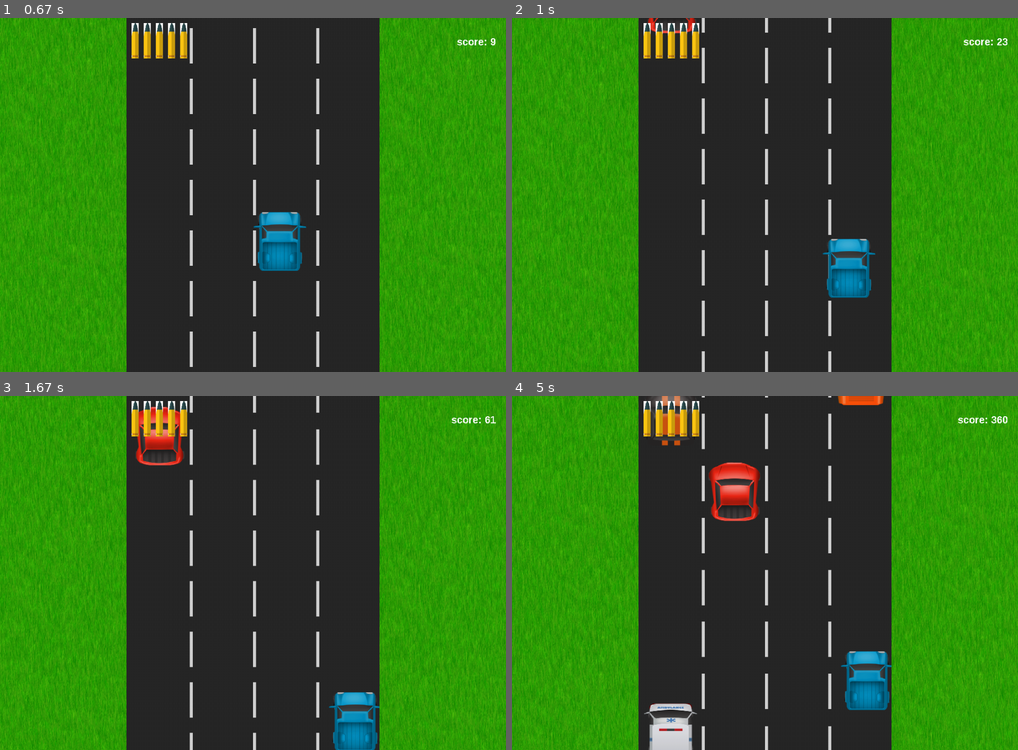
Above: before the commit, frames 1-4 (two rows, left to right).
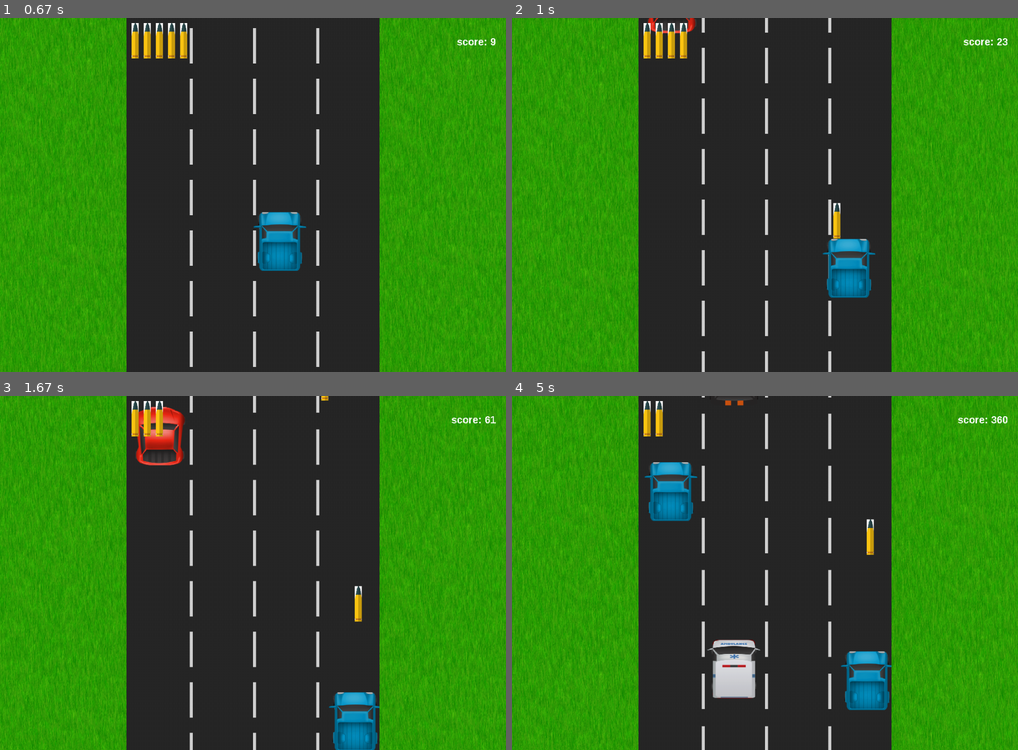
Above: after the commit, the same moments.

Repository: Strexas/pygame_project
Game: pygame game, started from scripts/start.py
Two runs of this game, one before a commit and one after it. Both use one fixed random seed, a clock stepped at 60 frames per second and the inputs below.
Inputs (mouse positions are in pixels of both pictures, inside the frame that each line leads up to):
- Up to frame 1 (0.67 s): click (253, 198) at 0.38 s
- Up to frame 2 (1 s): hold Space from 0.67 s (still down); hold D from 0.67 s (still down); move the mouse to (744, 209) at 0.7 s
- Up to frame 3 (1.67 s): release Space at 1.13 s; release D at 1.13 s; hold Space 1.17-1.63 s; hold D 1.17-1.63 s
- Up to frame 4 (5 s): hold W 2.17-2.63 s; hold D 2.67-3.13 s; hold D 3.17-3.7 s; tap Space at 3.73, 4.47, 4.77, 4.9 s; hold D 4.4-4.8 s; hold W from 4.83 s (still down)

Frame 1 is identical in both runs. In frame 2, 0.3% of the frame differs, in the area x 35-65%, y 1-63%; in frame 3, 0.5%; in frame 4, 5.8%, in the area x 26-74%, y 0-100%.

Commit message:
понижено время перезарядки ракеты

Diff:
--- a/scripts/road.py
+++ b/scripts/road.py
@@ -60,7 +60,7 @@
         lines = list(range(4))
         y = -self.car_height
         time = pygame.time.get_ticks() - self.spawn_timer
-        chance = self.car_chance - (self.spawn_time - time) / 300000
+        chance = self.car_chance - (self.spawn_time - time) / 200000
         if random.randint(1, 1000) < chance * 1000:
             self.spawn_timer = pygame.time.get_ticks()
             print('spawn')
@@ -193,7 +193,7 @@
 
 
 class Person:
-    def __init__(self, x, y, width, height, sprite, rocket_spawn_function):
+    def __init__(self, x, y, width, height, sprite, rocket_spawn_function, **kwargs):
         self.sprite = sprite
         self.width = width
         self.height = height
@@ -203,6 +203,10 @@
         self.state = False
         self.rocket_spawn_function = rocket_spawn_function
         self.rocket_timer = pygame.time.get_ticks()
+        if 'rocket_time' in kwargs:
+            self.rocket_time = kwargs['rocket_time']
+        else:
+            self.rocket_time = 500
 
     def speed_up(self, speed):
         self.speed += speed
@@ -220,7 +224,7 @@
             self.rect.move_ip(-self.speed - 2, 0)
         if keys[pygame.K_d] and self.rect.x < self.width - self.rect.width:
             self.rect.move_ip(self.speed + 2, 0)
-        if keys[pygame.K_SPACE] and pygame.time.get_ticks() > self.rocket_timer + 2000:
+        if keys[pygame.K_SPACE] and pygame.time.get_ticks() > self.rocket_timer + self.rocket_time:
             self.rocket_timer = pygame.time.get_ticks()
             self.rocket_spawn_function()
         if not self.state and self.rect.y < self.height - self.rect.height:
